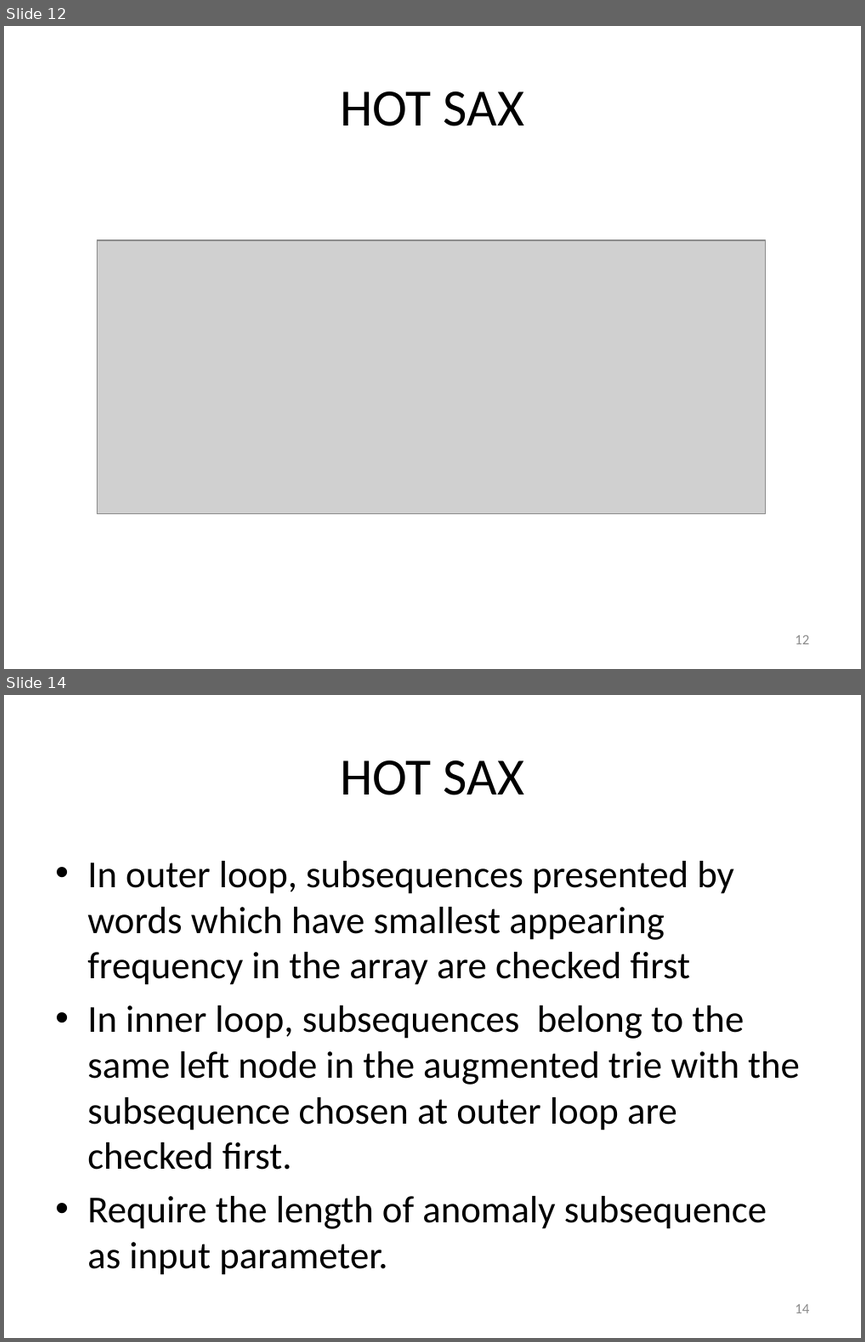
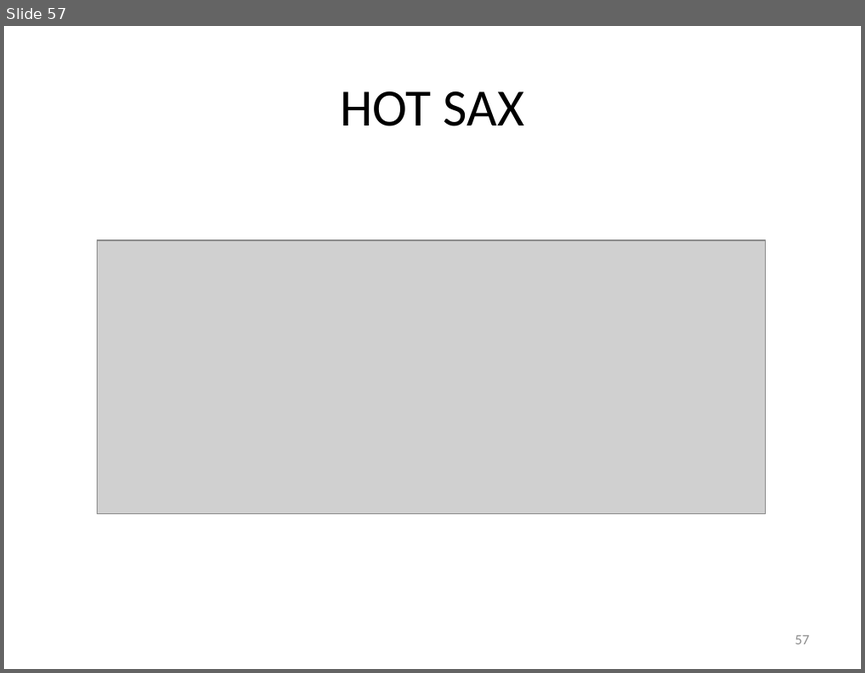
Before and after one commit to vyngo/caohoc-project-name, a slide deck: Report/pre.pptx. Shown one above the other, each under a label of ours: slides 12 and 14 before the commit, slide 57 after it; the slides between them are not shown. The pictures are 865x1342 and 865x673 pixels, drawn with LibreOffice and Linux fonts; fonts in the diff are those of the drawing; grey boxes stand for pictures. Boxes give left, top, right and bottom in pixels: in the first picture for what was removed or moved away, otherwise in the second. Text is boxed around its words. In the diff, an @@ line names an element or a change of style, - is before the commit and + after.

```diff
--- a/Report/pre.pptx
+++ b/Report/pre.pptx
@@ slide 14 removed at (4,695,861,1338), background #FFFFFF @@
@@ title removed at (340,760,524,795) @@
-HOT SAX
@@ text removed at (87,861,800,1275) @@
-• In outer loop, subsequences presented by words which have smallest appearing frequency in the array are checked first
-• In inner loop, subsequences belong to the same left node in the augmented trie with the subsequence chosen at outer loop are checked first.
-• Require the length of anomaly subsequence as input parameter.
@@ page number removed at (794,1304,809,1313) @@
-14
@@ what was slide 12 is now slide 57 @@
@@ page number at (794,635,809,644): text changed @@
-12
+57
```
Also in this commit, not shown: 7 slides changed, 6 slides added, 1 other file.
